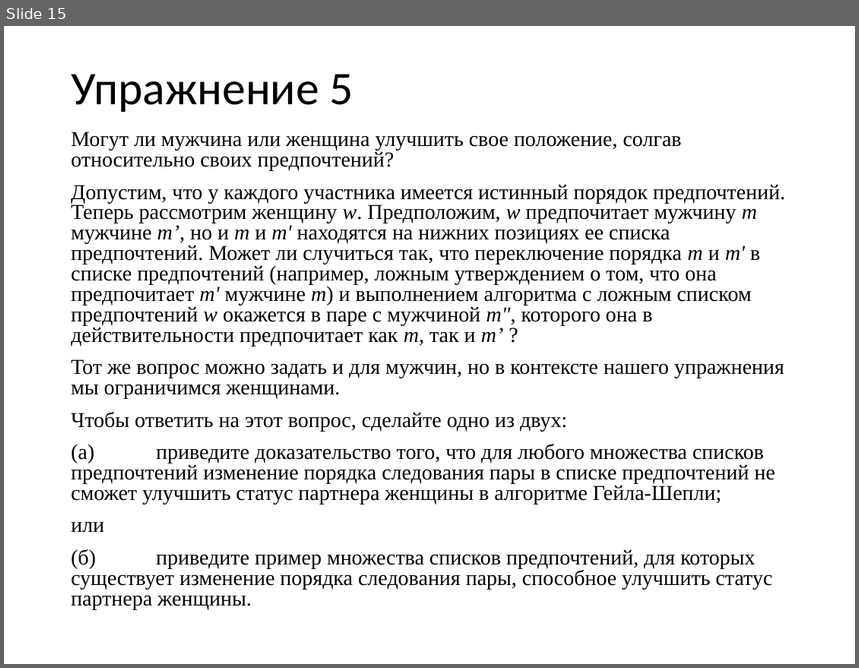
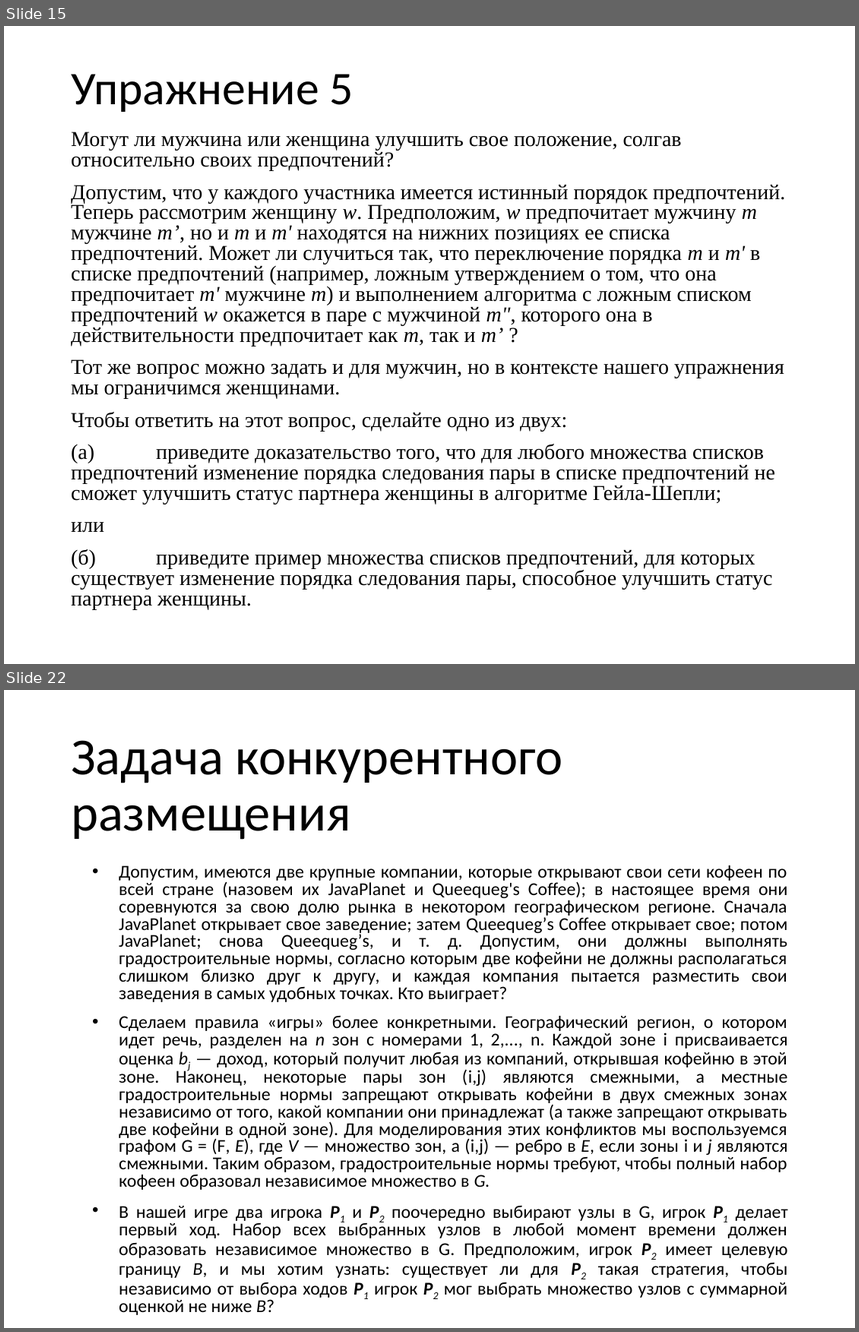
Before and after one commit to sudakov/algo-lab, a slide deck: practice.pptx. Shown one above the other, each under a label of ours: slide 15 before the commit, slides 15 and 22 after it; the slides between them are not shown. The pictures are 859x668 and 859x1332 pixels, drawn with LibreOffice and Linux fonts; fonts in the diff are those of the drawing. Boxes give left, top, right and bottom in pixels: in the first picture for what was removed or moved away, otherwise in the second. Text is boxed around its words. In the diff, an @@ line names an element or a change of style, - is before the commit and + after.

```diff
--- a/practice.pptx
+++ b/practice.pptx
@@ slide 22 added at (4, 690, 855, 1328), background #FFFFFF @@
@@ title added at (71, 740, 563, 840), 44 pt, text #000000 @@
+Задача конкурентного размещения
@@ text added at (119, 866, 788, 1315), 15.3 pt, text #000000 @@
+• Допустим, имеются две крупные компании, которые открывают свои сети кофеен по всей стране (назовем их JavaPlanet и Queequeg's Coffee); в настоящее время они соревнуются за свою долю рынка в некотором географическом регионе. Сначала JavaPlanet открывает свое заведение; затем Queequeg’s Coffee открывает свое; потом JavaPlanet; снова Queequeg’s, и т. д. Допустим, они должны выполнять градостроительные нормы, согласно которым две кофейни не должны располагаться слишком близко друг к другу, и каждая компания пытается разместить свои заведения в самых удобных точках. Кто выиграет?
+• Сделаем правила «игры» более конкретными. Географический регион, о котором идет речь, разделен на n зон с номерами 1, 2,..., n. Каждой зоне i присваивается оценка bj — доход, который получит любая из компаний, открывшая кофейню в этой зоне. Наконец, некоторые пары зон (i,j) являются смежными, а местные градостроительные нормы запрещают открывать кофейни в двух смежных зонах независимо от того, какой компании они принадлежат (а также запрещают открывать две кофейни в одной зоне). Для моделирования этих конфликтов мы воспользуемся графом G = (F, Е), где V — множество зон, а (i,j) — ребро в Е, если зоны i и j являются смежными. Таким образом, градостроительные нормы требуют, чтобы полный набор кофеен образовал независимое множество в G.
+• В нашей игре два игрока Р1 и Р2 поочередно выбирают узлы в G, игрок Р1 делает первый ход. Набор всех выбранных узлов в любой момент времени должен образовать независимое множество в G. Предположим, игрок Р2 имеет целевую границу В, и мы хотим узнать: существует ли для Р2 такая стратегия, чтобы независимо от выбора ходов Р1 игрок Р2 мог выбрать множество узлов с суммарной оценкой не ниже В?
```
Also in this commit, not shown: 1 slide changed, 14 other slides added, 1 other file.
